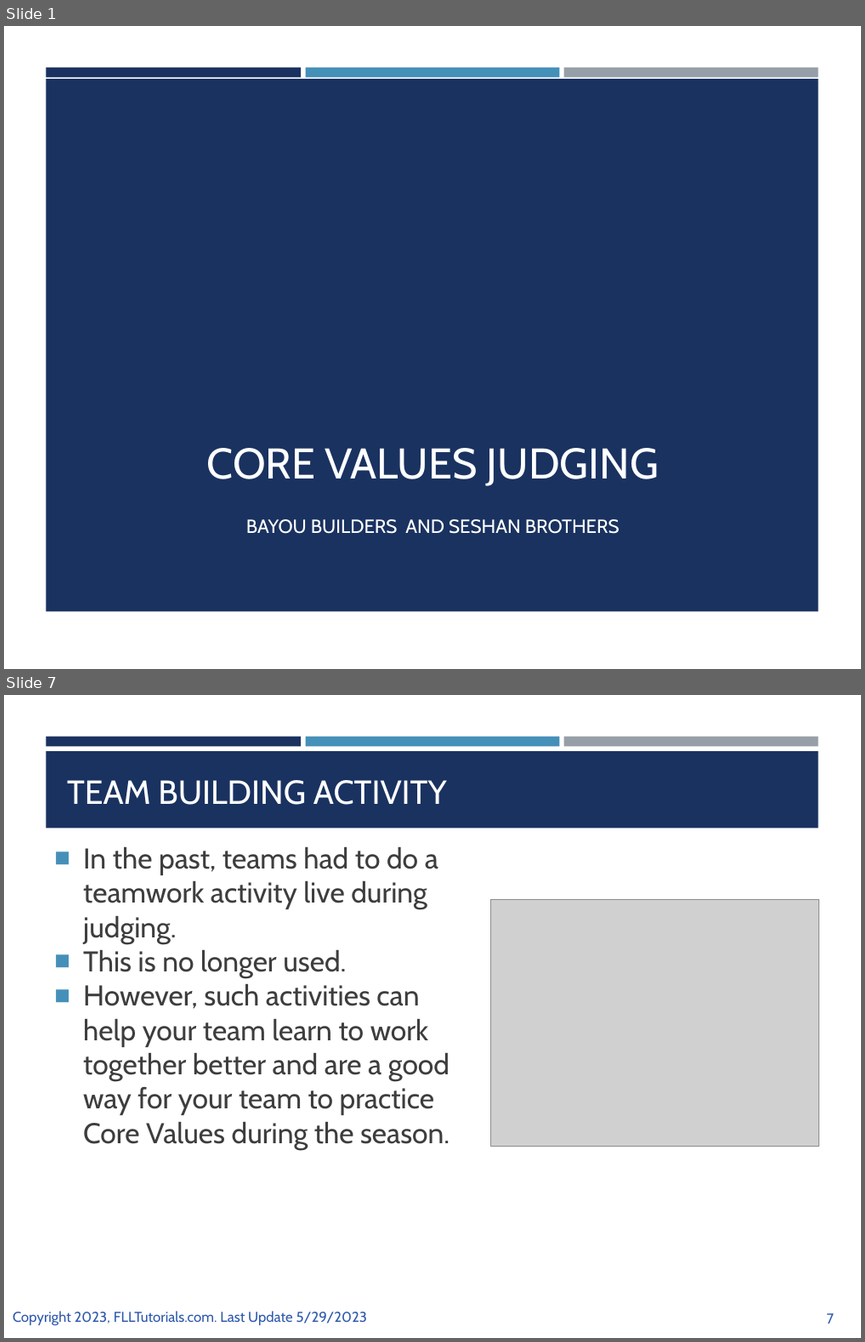
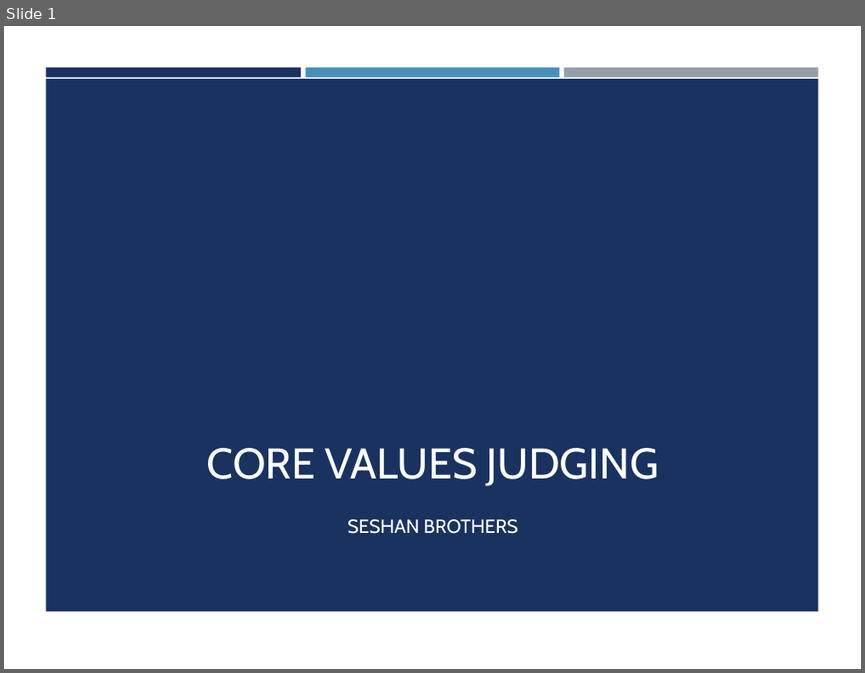
Before and after one commit to ev3lessons/FLL-Tutorials, a slide deck: translations/en-us/CoreValues/CVJudging.pptx. Shown one above the other, each under a label of ours: slides 1 and 7 before the commit, slide 1 after it; the slides between them are not shown. The pictures are 865x1342 and 865x673 pixels, drawn with LibreOffice and Linux fonts; fonts in the diff are those of the drawing; grey boxes stand for pictures; background and template pictures are left out. Boxes give left, top, right and bottom in pixels: in the first picture for what was removed or moved away, otherwise in the second. Text is boxed around its words. In the diff, an @@ line names an element or a change of style, - is before the commit and + after.

```diff
--- a/translations/en-us/CoreValues/CVJudging.pptx
+++ b/translations/en-us/CoreValues/CVJudging.pptx
@@ slide 7 removed at (x1=4, y1=695, x2=861, y2=1338), background #FFFFFF; not listed: 3 template elements that a slide beside it also shows @@
@@ rectangle removed at (x1=46, y1=752, x2=818, y2=828) @@
@@ title removed at (x1=67, y1=780, x2=447, y2=805) @@
-TEAM BUILDING ACTIVITY
@@ text removed at (x1=83, y1=847, x2=449, y2=1150) @@
-■ In the past, teams had to do a teamwork activity live during judging.
-■ This is no longer used.
-■ However, such activities can help your team learn to work together better and are a good way for your team to practice Core Values during the season.
@@ picture removed at (x1=491, y1=900, x2=819, y2=1145) @@
@@ text removed at (x1=12, y1=1310, x2=368, y2=1325) @@
-Copyright 2023, FLLTutorials.com. Last Update 5/29/2023
@@ page number removed at (x1=827, y1=1313, x2=834, y2=1323) @@
-7
@@ slide 1 changed as well @@
@@ subtitle at (x1=347, y1=519, x2=518, y2=533): text changed @@
-BAYOU BUILDERS AND SESHAN BROTHERS
+SESHAN BROTHERS
```
Also in this commit, not shown: 3 other slides changed, 3 slides added, 5 other slides removed, 29 other files.
